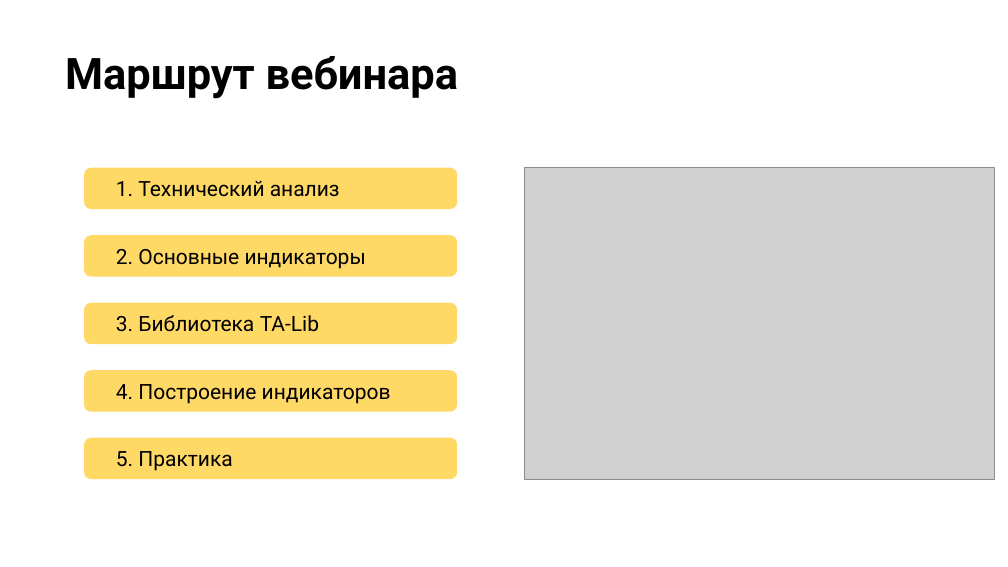
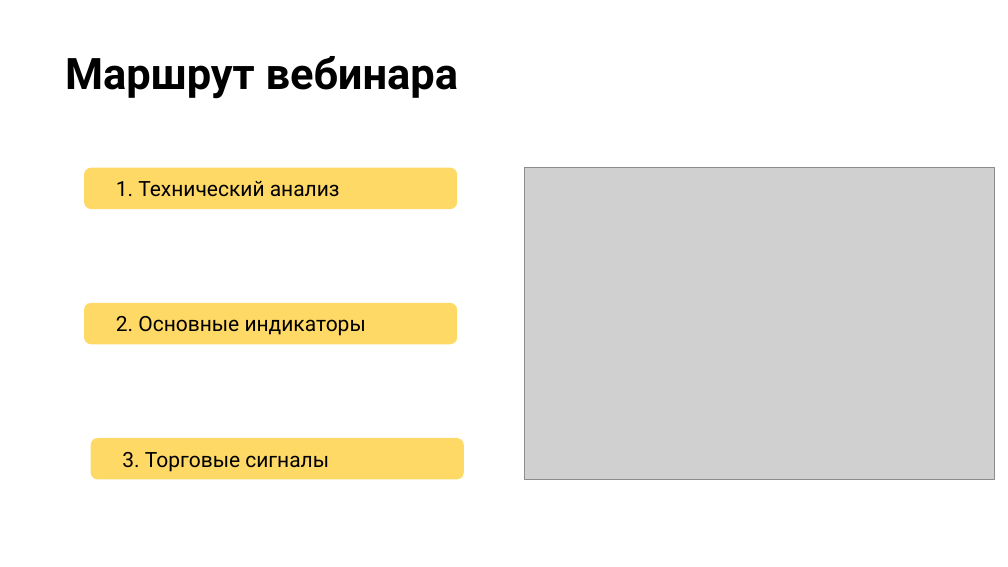
Before and after one commit to stureiko/ML_Trading_youtube, a slide deck: slide 3 of 02 - FinML - TechAnalysis/Tech-main-indexes.pptx. Drawn at 1008x567 pixels with LibreOffice and Linux fonts; fonts in the diff are those of the drawing; grey boxes stand for pictures. Boxes give left, top, right and bottom in pixels: in the first picture for what was removed or moved away, otherwise in the second. Text is boxed around its words. In the diff, an @@ line names an element or a change of style, - is before the commit and + after.

```diff
--- a/02 - FinML - TechAnalysis/Tech-main-indexes.pptx
+++ b/02 - FinML - TechAnalysis/Tech-main-indexes.pptx
@@ rounded rectangle "2. Основные индикаторы": place and size @@
-rounded rectangle "2. Основные индикаторы" at (84,235,457,276)
+rounded rectangle "2. Основные индикаторы" at (84,302,457,344)
@@ rounded rectangle removed at (84,370,457,411) @@
-4. Построение индикаторов
@@ rounded rectangle removed at (84,437,457,479) @@
-5. Практика
@@ rounded rectangle "3. Торговые сигналы": place and size @@
-rounded rectangle "3. Торговые сигналы" at (84,302,457,344)
+rounded rectangle "3. Торговые сигналы" at (91,438,464,480)
@@ text in rounded rectangle at (122,452,329,472): text changed @@
-3. Библиотека TA-Lib
+3. Торговые сигналы
```
Also in this commit, not shown: 3 other slides changed, 1 slide added, 5 slides removed, 2 other files.
